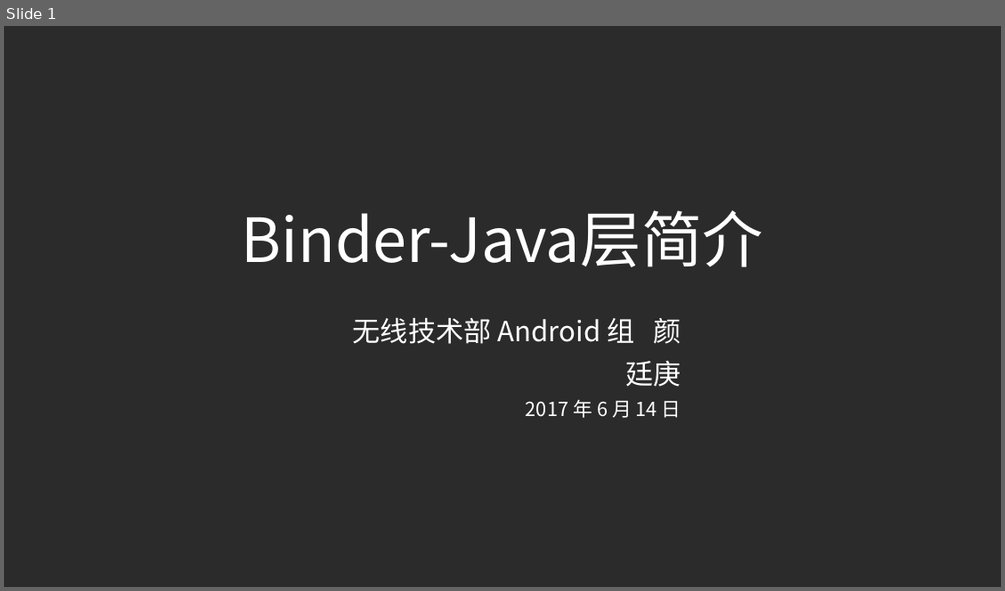
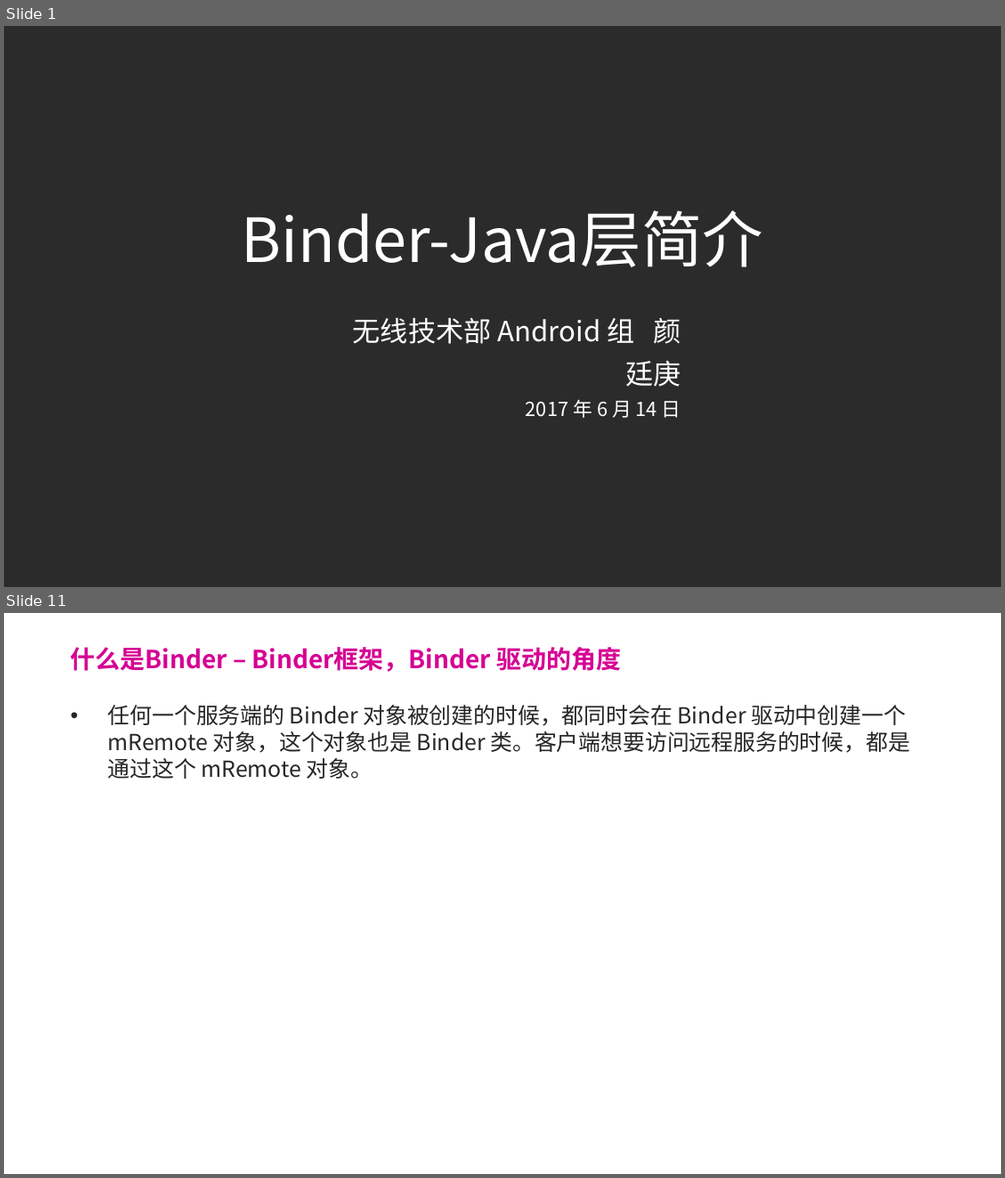
Before and after one commit to forsail/Study, a slide deck: notes/binder/binder简介.pptx. Shown one above the other, each under a label of ours: slide 1 before the commit, slides 1 and 11 after it; the slides between them are not shown. The pictures are 1005x591 and 1005x1178 pixels, drawn with LibreOffice and Linux fonts; fonts in the diff are those of the drawing; background and template pictures are left out; a plain dark background stands for a picture behind light text. Boxes give left, top, right and bottom in pixels: in the first picture for what was removed or moved away, otherwise in the second. Text is boxed around its words. In the diff, an @@ line names an element or a change of style, - is before the commit and + after.

Commit message:
[binder] 完成why和what部分

```diff
--- a/notes/binder/binder简介.pptx
+++ b/notes/binder/binder简介.pptx
@@ slide 11 added at (x1=4, y1=613, x2=1001, y2=1174), background picture (left out) @@
@@ title added at (x1=71, y1=647, x2=621, y2=672), 18 pt, text #D60093, bold @@
+什么是Binder – Binder框架，Binder 驱动的角度
@@ text added at (x1=108, y1=705, x2=910, y2=779), 16 pt, text #262626 @@
+• 任何一个服务端的 Binder 对象被创建的时候，都同时会在 Binder 驱动中创建一个 mRemote 对象，这个对象也是 Binder 类。客户端想要访问远程服务的时候，都是通过这个 mRemote 对象。
```
Also in this commit, not shown: 5 slides changed, 8 other slides added.
